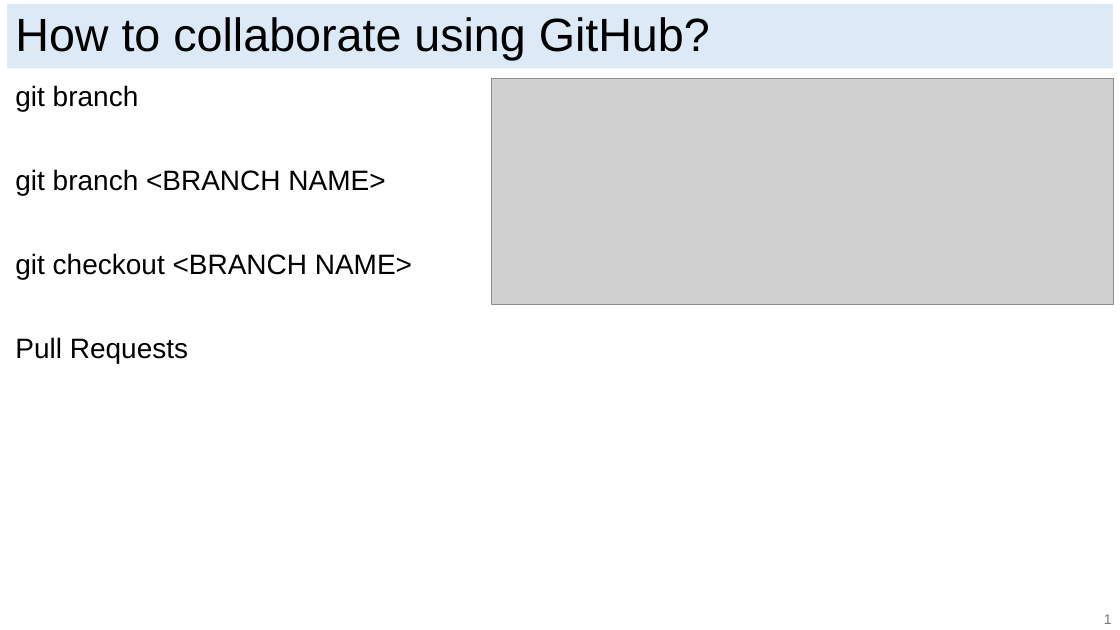
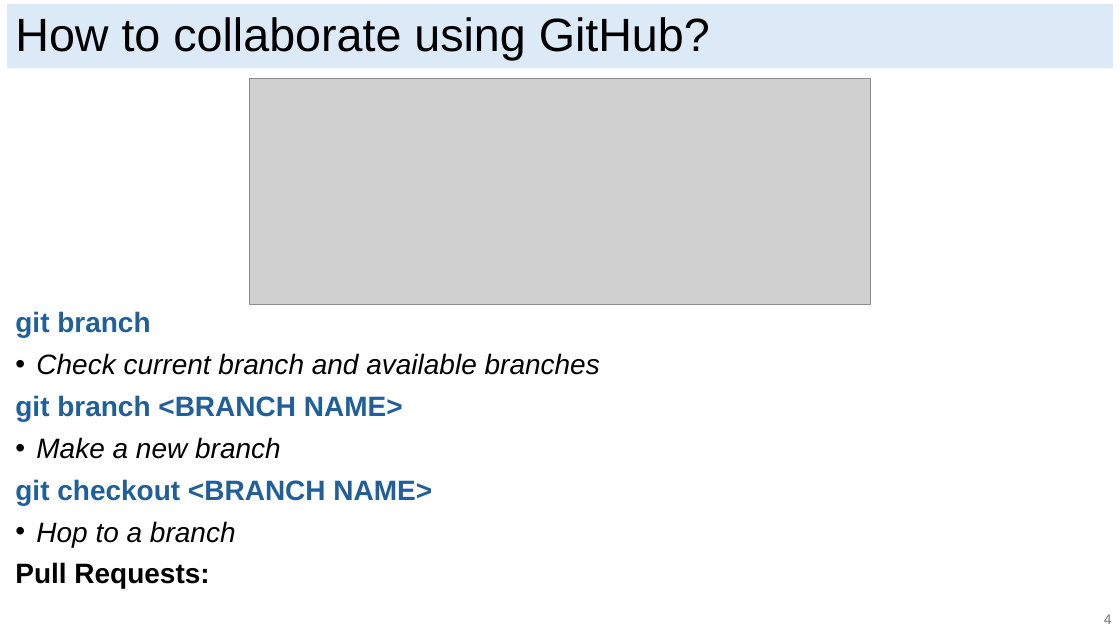
Before and after one commit to ericjmei/git_python_workshop, a slide deck: slide 7 of slides/git_slides.pptx. Drawn at 1120x630 pixels with LibreOffice and Linux fonts; fonts in the diff are those of the drawing; grey boxes stand for pictures. Boxes give left, top, right and bottom in pixels: in the first picture for what was removed or moved away, otherwise in the second. Text is boxed around its words. In the diff, an @@ line names an element or a change of style, - is before the commit and + after.

Commit message:
Added repo image to slides.

```diff
--- a/slides/git_slides.pptx
+++ b/slides/git_slides.pptx
@@ picture: place and size @@
-picture at (492,78,1113,304)
+picture at (250,78,871,304)
@@ text "git branch": place and size @@
-text "git branch" at (15,85,412,363)
+text "git branch" at (15,311,600,589)
@@ text at (15,311,432,505): text colour #000000 to #215F9A, bold on in "git branch", "git branch <BRANCH NAME>", "git checkout <BRANCH NAME>" @@
@@ text at (36,353,600,375): paragraph added @@
+• Check current branch and available branches
@@ text at (36,437,281,459): paragraph added @@
+• Make a new branch
@@ text at (15,521,236,589): text changed; bold on @@
-Pull Requests
+• Hop to a branch
+Pull Requests:
@@ text at (1104,614,1112,624): text changed @@
-1
+4
```
Also in this commit, not shown: 4 other slides changed.
